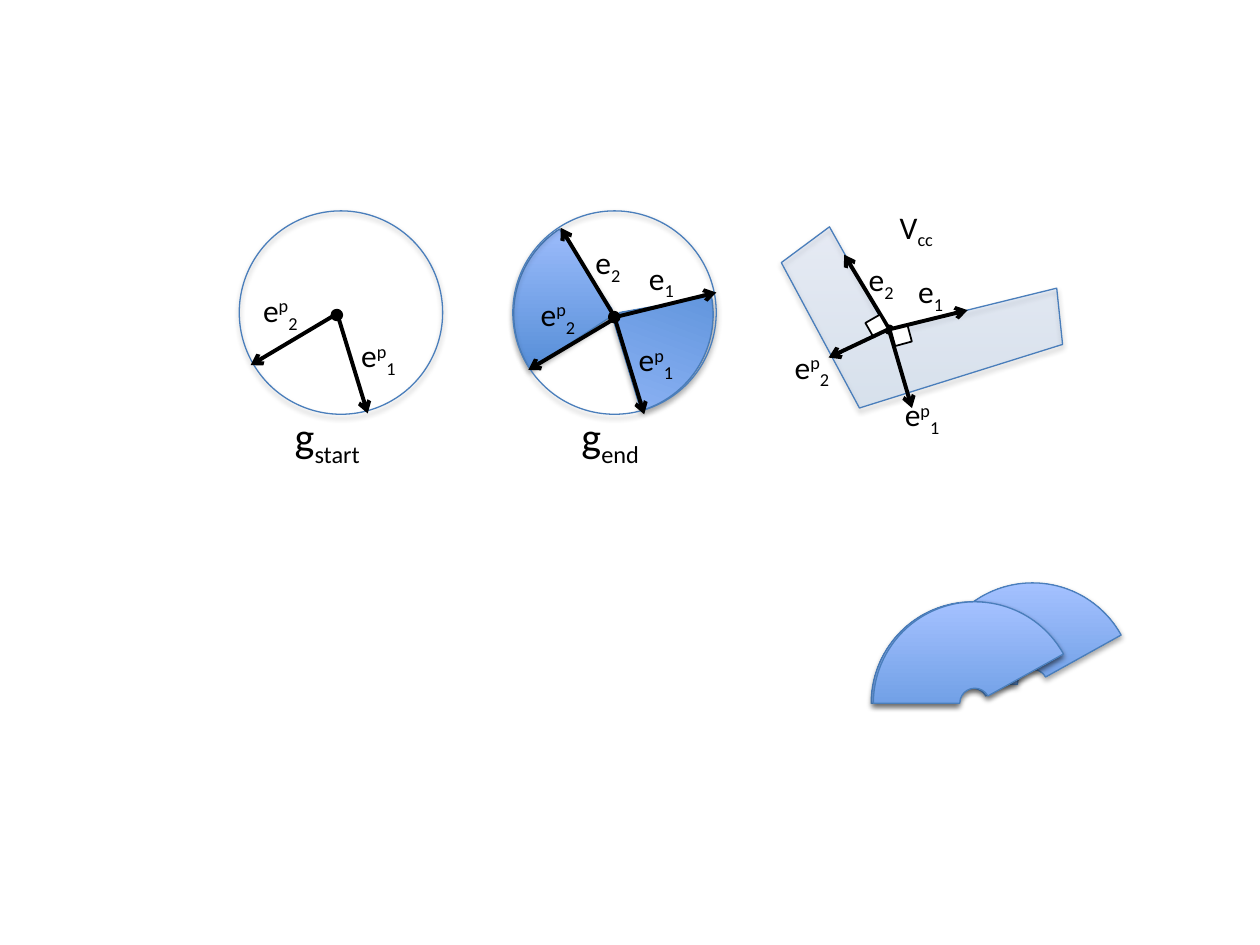
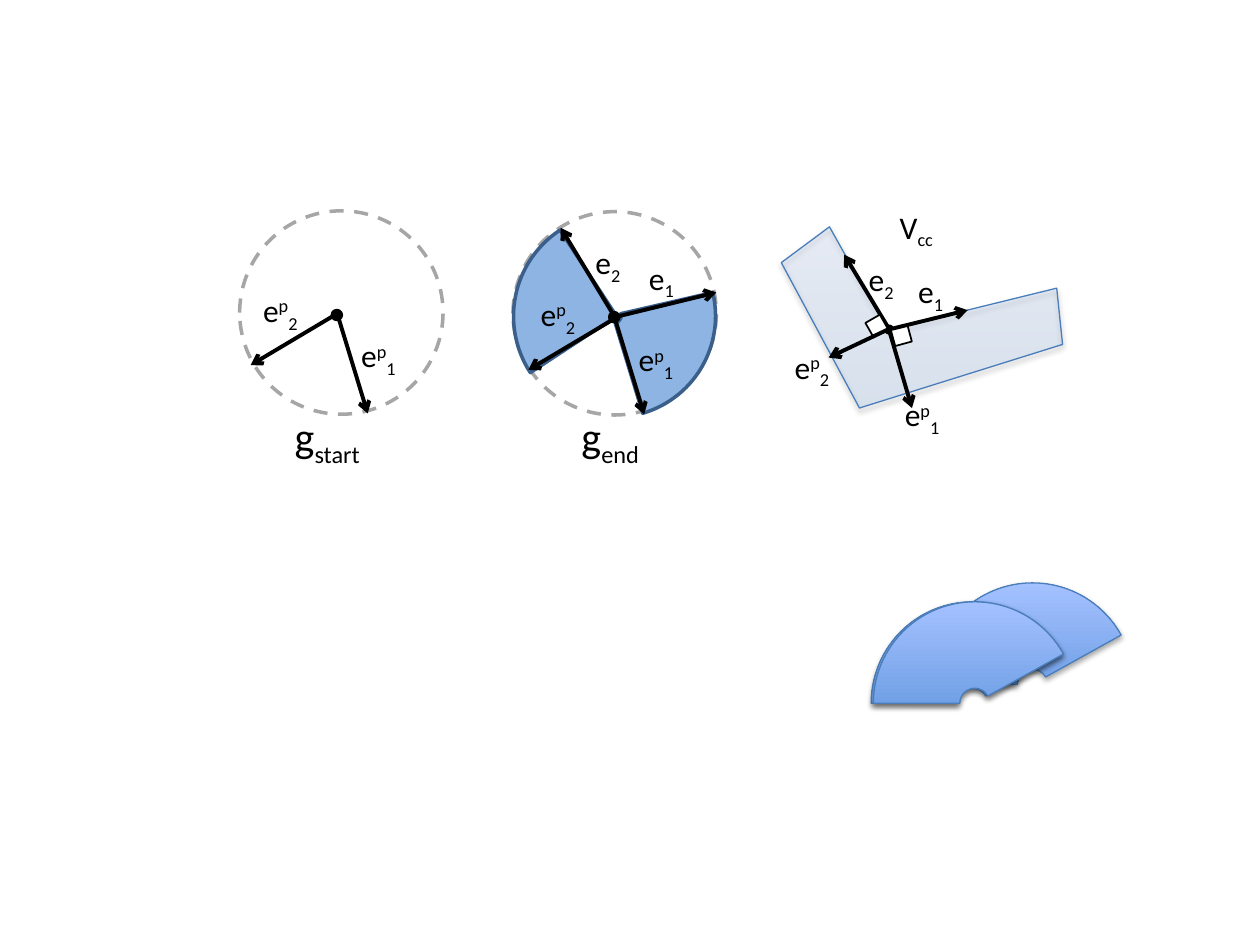
Before and after one commit to pcottle/MastersThesis, a slide deck: slide 15 of figures/figures.pptx (slide 14 before the commit). Drawn at 1260x945 pixels with LibreOffice and Linux fonts; fonts in the diff are those of the drawing. Boxes give left, top, right and bottom in pixels: in the first picture for what was removed or moved away, otherwise in the second. Text is boxed around its words. In the diff, an @@ line names an element or a change of style, - is before the commit and + after.

```diff
--- a/figures/figures.pptx
+++ b/figures/figures.pptx
@@ arch (boxed as its full ring): place and size @@
-arch (boxed as its full ring) at (482, 184, 742, 443)
+arch (boxed as its full ring) at (481, 185, 744, 447)
@@ arch (boxed as its full ring) at (481, 185, 744, 447): fill gradient #3F80CE to #A4C4FF to #8EB4E3; outline #4B7EBC 0.75 pt to #3A5F8C 2 pt; shadow off; proportions changed @@
@@ ellipse at (239, 210, 442, 413): fill none to #FFFFFF; outline #4B7EBC 0.75 pt to #A6A6A6 2 pt dashed; shadow off @@
@@ ellipse at (513, 212, 716, 415): fill none to #FFFFFF; outline #4B7EBC 0.75 pt to #A6A6A6 2 pt dashed; shadow off @@
@@ arch (boxed as its full ring): place and size @@
-arch (boxed as its full ring) at (514, 213, 717, 416)
+arch (boxed as its full ring) at (514, 213, 721, 420)
@@ arch (boxed as its full ring) at (514, 213, 721, 420): fill gradient #3F80CE to #A4C4FF to #8EB4E3; outline #4B7EBC 0.75 pt to #3A5F8C 2 pt; shadow off @@
```
Also in this commit, not shown: 5 other slides changed, 1 slide added, 5 other files.
